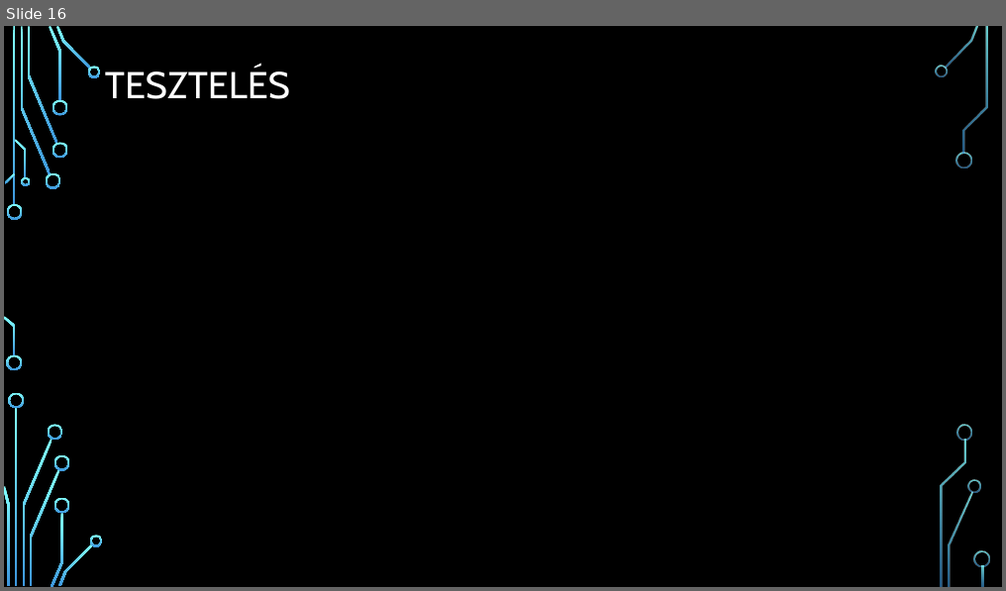
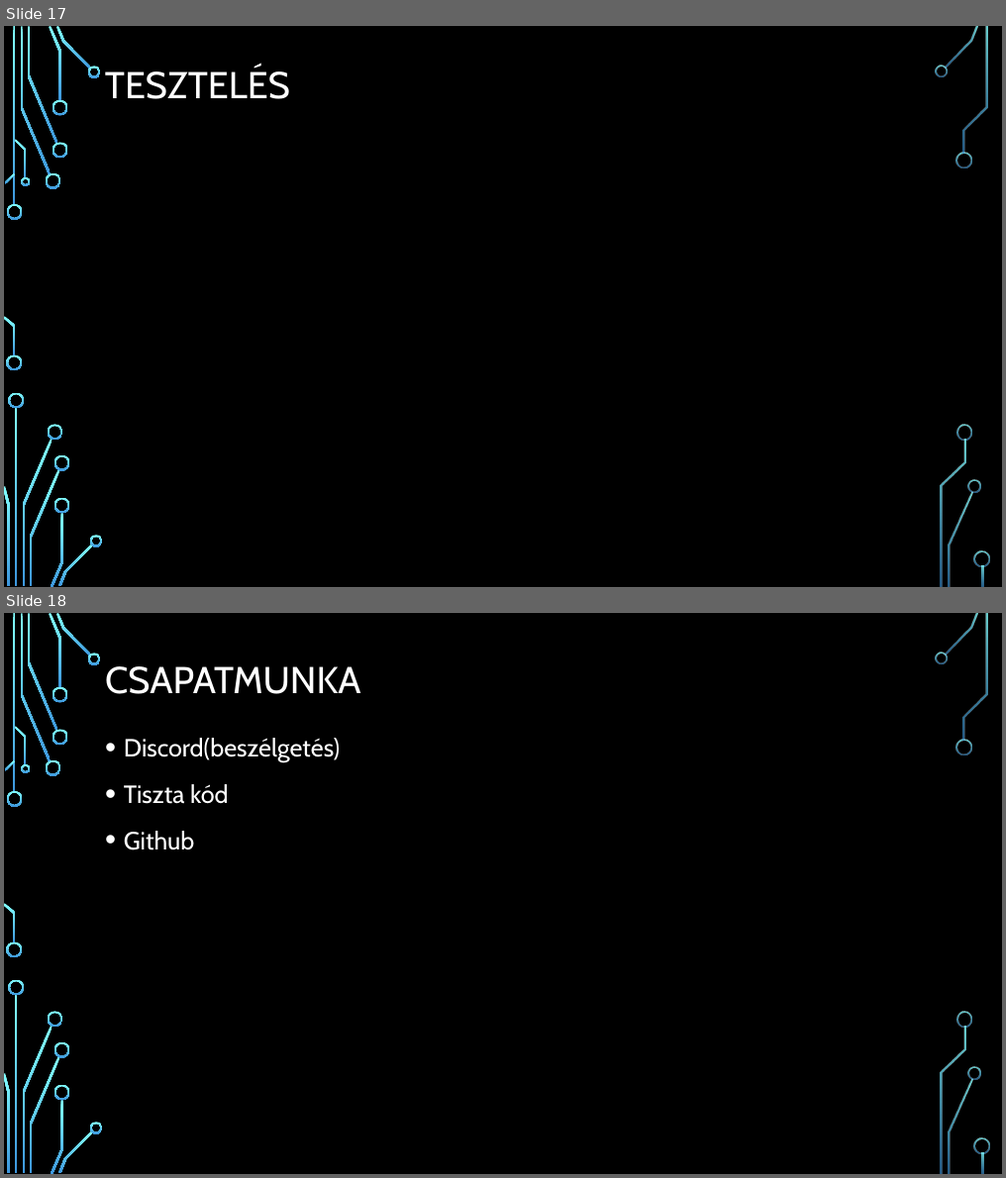
Before and after one commit to C5734E/Vizsga_Feladat, a slide deck: Autó Kozmetika orai DB.pptx. Shown one above the other, each under a label of ours: slide 16 before the commit, slides 17 and 18 after it. The pictures are 1006x591 and 1006x1178 pixels, drawn with LibreOffice and Linux fonts; fonts in the diff are those of the drawing; background and template pictures are left out. Boxes give left, top, right and bottom in pixels: in the first picture for what was removed or moved away, otherwise in the second. Text is boxed around its words. In the diff, an @@ line names an element or a change of style, - is before the commit and + after.

```diff
--- a/Autó Kozmetika orai DB.pptx
+++ b/Autó Kozmetika orai DB.pptx
@@ slide 18 added at [4, 613, 1002, 1174], background picture (left out); not listed: 36 template elements that a slide beside it also shows @@
@@ title added at [105, 666, 361, 694], 36 pt, text #FFFFFF @@
+CSAPATMUNKA
@@ text added at [124, 738, 340, 851], 24 pt, text #FFFFFF @@
+• Discord(beszélgetés)
+• Tiszta kód
+• Github
@@ what was slide 16 is now slide 17 @@
```
Also in this commit, not shown: 8 slides changed, 4 other slides added.
